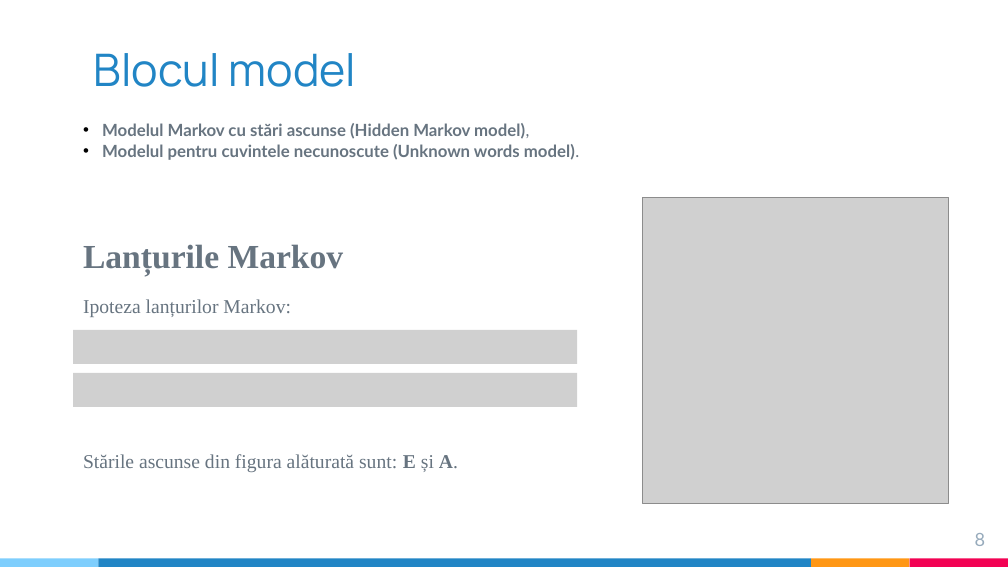
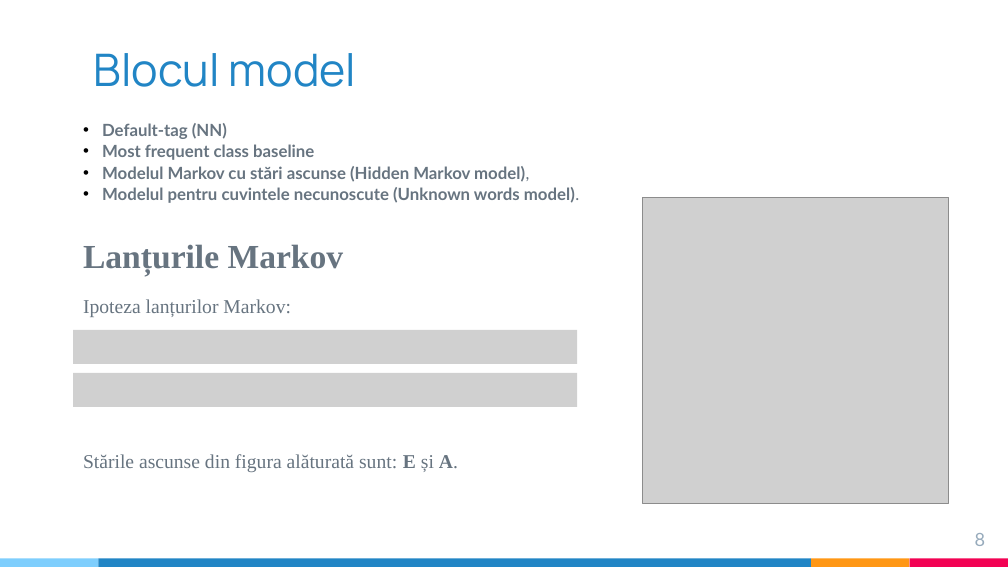
Before and after one commit to ST4NSB/part-of-speech-tagging, a slide deck: slide 8 of docs/pos_tagging_prezentare_Barbulescu.pptx. Drawn at 1008x567 pixels with LibreOffice and Linux fonts; fonts in the diff are those of the drawing; grey boxes stand for pictures. Boxes give left, top, right and bottom in pixels: in the first picture for what was removed or moved away, otherwise in the second. Text is boxed around its words. In the diff, an @@ line names an element or a change of style, - is before the commit and + after.

```diff
--- a/docs/pos_tagging_prezentare_Barbulescu.pptx
+++ b/docs/pos_tagging_prezentare_Barbulescu.pptx
@@ text at <box>102,123,314,160</box>: paragraphs added @@
+• Default-tag (NN)
+• Most frequent class baseline
```
Also in this commit, not shown: 11 other slides changed.
